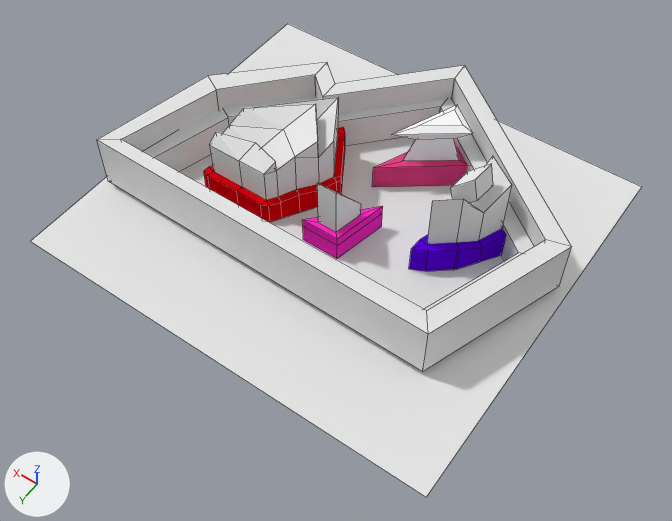
A saved change to the Blender file Completed Levels/level2_3.blend.
One viewpoint serves both versions: a 50 mm lens placed at (-20.2, 33.5, 41.7), pointed at (-1.4, 7.2, 0.3). The lights are fixed; the arrows at lower left show +X, +Y and +Z. Mesh edges are drawn as thin lines.

Before the edit, the objects in view are built like this:
```python
ob_lower_wall = bpy.data.objects.new('Lower_wall', me_cube_001)
ob_lower_wall.location = (0.0, 0.0, 0.61)
ob_lower_wall.scale = (9.0, 9.0, 1.57)
ob_plane = bpy.data.objects.new('Plane', me_plane)
ob_plane.location = (0.49, 3.84, -0.02)
ob_plane.scale = (13.4, 12.2, 12.2)
ob_structure_1 = bpy.data.objects.new('structure_1', me_cube_002)
ob_structure_1.location = (0.27, 5.96, 2.73)
ob_structure_1.scale = (0.9, 0.9, 2.7)
ob_structure_2 = bpy.data.objects.new('structure_2', me_cube_003)
ob_structure_2.location = (-3.42, -1.49, 1.9)
ob_structure_2.rotation_euler = (0.0, 0.0, 3.142)  # degrees (0, 0, 180)
ob_structure_2.scale = (0.9, 0.9, 1.91)
ob_structure_3 = bpy.data.objects.new('structure_3', me_cube_004)
ob_structure_3.location = (-6.78, 1.5, 2.73)
ob_structure_3.rotation_euler = (0.0, 0.0, 3.142)  # degrees (0, 0, 180)
ob_structure_3.scale = (0.9, 0.9, 2.7)
ob_structure_4 = bpy.data.objects.new('structure_4', me_cube_006)
ob_structure_4.location = (5.76, 4.84, 1.82)
ob_structure_4.scale = (1.8, 1.8, 1.8)
ob_upper_wall_001 = bpy.data.objects.new('upper_wall.001', me_cube_000)
ob_upper_wall_001.location = (-0.13, -0.51, 2.1)
ob_upper_wall_001.scale = (9.94, 9.94, 1.74)
```
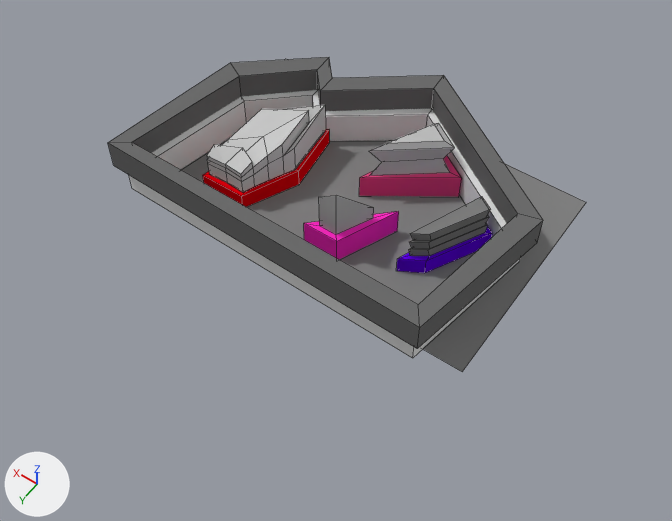
Commit message: worked on levels up to 2-3

Diff of the bpy script that builds the scene:
```diff
--- a/Completed Levels/level2_3.blend.py
+++ b/Completed Levels/level2_3.blend.py
@@ me_cube_001 @@
 # used by ob_lower_wall; location = (0.0, 0.0, 0.61); scale = (9.0, 9.0, 1.57)
-me_cube_001.from_pydata(...)  # 28 vertices, 28 faces; spans x -1.24..1.35, y -0.71..1.11, z -0.39..1.0
+me_cube_001.from_pydata(...)  # 28 vertices, 21 faces; spans x -1.14..1.27, y -0.79..0.91, z -0.69..0.69
+# me_cube_001 part 1: the whole mesh is rebuilt
+me_cube_001.materials.append(mat_material_001)  # white #e7e7e7
@@ me_plane @@
 me_plane.from_pydata(...)  # 4 vertices, 1 face; spans x -1.0..1.0, y -1.0..1.0, z 0.0
-me_plane.materials.append(mat_material_001)  # white #e7e7e7
+me_plane.materials.append(mat_2_3_floor)  # grey #838383
@@ me_cube_002_1 @@
+me_cube_002_1.from_pydata([(-0.38, 2.14, -0.93), (2.14, 2.14, -0.93), (-2.14, -2.14, -0.93), (-0.38, 2.14, -0.93), (-2.14, -2.14, -0.93), (-0.38, 2.14, -0.27), (-2.14, -2.14, -0.27), (2.14, 2.14, -0.27), (-1.15, -0.71, -0.27), (1.22, 1.72, -0.27), (-0.04, 1.72, -0.27)], [], [(0, 2, 4, 3), (8, 9, 7, 6), (6, 7, 1, 2), (9, 10, 5, 7), (10, 8, 6, 5), (2, 0, 5, 6), (1, 7, 5, 0)])
+me_cube_002_1.materials.append(mat_magenta)  # pink #ff2cc5
@@ me_cube_003_1 @@
+me_cube_003_1.from_pydata([(-0.45, 2.93, -1.12), (2.72, 0.86, -1.12), (-2.72, -2.93, -1.12), (-0.45, 2.93, -0.24), (2.72, 0.86, -0.24), (-2.72, -2.93, -0.24), (1.86, 0.86, -0.24), (-0.23, 2.09, -0.24), (-2.31, -2.43, -0.24)], [], [(1, 0, 3, 4), (0, 2, 5, 3), (2, 1, 4, 5), (7, 6, 4, 3), (8, 7, 3, 5), (6, 8, 5, 4)])
+me_cube_003_1.materials.append(mat_pinkish)  # pink #e74583
@@ me_cube_008 @@
+me_cube_008.from_pydata([(-1.15, -0.71, -0.27), (1.22, 1.72, -0.27), (-0.04, 1.72, -0.27), (-1.15, -0.71, 0.06), (1.22, 1.72, 0.62), (-0.04, 1.72, 0.93), (0.03, 0.51, -0.27), (0.23, 0.58, 0.19)], [], [(6, 0, 3, 7), (4, 7, 3, 5), (2, 1, 4, 5), (0, 2, 5, 3), (1, 6, 7, 4)])
+me_cube_008.materials.append(mat_2_3_pillar_magenta_top)  # grey #b6b6b6
@@ ob_upper_wall_001 @@
-ob_upper_wall_001 = bpy.data.objects.new('upper_wall.001', me_cube_000)
@@ ob_structure_4 @@
-ob_structure_4 = bpy.data.objects.new('structure_4', me_cube_006)
@@ ob_structure_3 @@
-ob_structure_3 = bpy.data.objects.new('structure_3', me_cube_004)
@@ ob_structure_2 @@
-ob_structure_2 = bpy.data.objects.new('structure_2', me_cube_003)
@@ ob_structure_1 @@
-ob_structure_1 = bpy.data.objects.new('structure_1', me_cube_002)
@@ ob_lower_wall @@
 ob_lower_wall = bpy.data.objects.new('Lower_wall', me_cube_001)
-ob_lower_wall.location = (0.0, 0.0, 0.61)
+ob_lower_wall.location = (0.5, 1.78, 1.09)
 ob_lower_wall.scale = (9.0, 9.0, 1.57)
@@ ob_plane @@
 ob_plane = bpy.data.objects.new('Plane', me_plane)
-ob_plane.location = (0.49, 3.84, -0.02)
-ob_plane.scale = (13.4, 12.2, 12.2)
+ob_plane.location = (0.41, 2.0, 0.09)
+ob_plane.scale = (11.2, 7.2, 10.2)
@@ ob_2_3_pillar_magenta @@
+ob_2_3_pillar_magenta = bpy.data.objects.new('2-3_pillar_magenta', me_cube_002_1)
+ob_2_3_pillar_magenta.location = (-0.96, 5.09, 2.54)
+ob_2_3_pillar_magenta.scale = (0.9, 0.9, 2.7)
@@ ob_2_3_pillar_pink @@
+ob_2_3_pillar_pink = bpy.data.objects.new('2-3_pillar_pink', me_cube_003_1)
+ob_2_3_pillar_pink.location = (-1.98, -0.42, 2.12)
+ob_2_3_pillar_pink.rotation_euler = (0.0, 0.0, 3.142)  # degrees (0, 0, 180)
+ob_2_3_pillar_pink.scale = (0.9, 0.9, 1.91)
@@ ob_2_3_pillar_purple @@
+ob_2_3_pillar_purple = bpy.data.objects.new('2-3_pillar_purple', me_cube_004_1)  # 12 vertices, 8 faces; spans x -3.03..2.26, y -2.72..3.11, z -1.2..-0.53; in mat_dark_purple (purple #5f00e7)
+ob_2_3_pillar_purple.location = (-6.36, 3.16, 2.07)
+ob_2_3_pillar_purple.rotation_euler = (0.0, 0.0, 3.054)  # degrees (0, 0, 175)
+ob_2_3_pillar_purple.scale = (0.555, 0.975, 1.67)
@@ ob_2_3_pillar_red @@
+ob_2_3_pillar_red = bpy.data.objects.new('2-3_pillar_red', me_cube_006_1)  # 16 vertices, 10 faces; spans x -1.98..1.98, y -2.57..2.57, z -0.45..0.45; in mat_red (red #e7000e)
+ob_2_3_pillar_red.location = (6.22, 3.33, 0.64)
+ob_2_3_pillar_red.scale = (1.14, 1.44, 1.34)
@@ ob_2_3_upper_wall @@
+ob_2_3_upper_wall = bpy.data.objects.new('2-3_upper_wall', me_cube_000_1)  # 28 vertices, 21 faces; spans x -1.09..1.23, y -0.76..0.9, z -0.09..1.0; in mat_2_3_upper_wall (dark grey #6d6d6d)
+ob_2_3_upper_wall.location = (0.42, 1.45, 2.1)
+ob_2_3_upper_wall.scale = (9.94, 9.94, 1.74)
@@ ob_2_3_pillar_red_top @@
+ob_2_3_pillar_red_top = bpy.data.objects.new('2-3_pillar_red_top', me_cube_005)  # 43 vertices, 36 faces; spans x -1.74..1.74, y -2.39..2.39, z -0.98..0.98; in mat_2_3_pillar_red_top (light grey #cccccc)
+ob_2_3_pillar_red_top.location = (6.17, 3.32, 2.39)
+ob_2_3_pillar_red_top.scale = (1.14, 1.44, 1.34)
@@ ob_2_3_pillar_purple_top @@
+ob_2_3_pillar_purple_top = bpy.data.objects.new('2-3_pillar_purple_top', me_cube_007)  # 24 vertices, 21 faces; spans x -2.45..1.69, y -2.21..2.65, z -0.53..0.66; in mat_2_3_pillar_purple_top (grey #7e7e7e)
+ob_2_3_pillar_purple_top.location = (-6.36, 3.16, 2.07)
+ob_2_3_pillar_purple_top.rotation_euler = (0.0, 0.0, 3.054)  # degrees (0, 0, 175)
+ob_2_3_pillar_purple_top.scale = (0.555, 0.975, 1.67)
@@ ob_2_3_pillar_magenta_top @@
+ob_2_3_pillar_magenta_top = bpy.data.objects.new('2-3_pillar_magenta_top', me_cube_008)
+ob_2_3_pillar_magenta_top.location = (-0.96, 5.09, 2.54)
+ob_2_3_pillar_magenta_top.scale = (0.9, 0.9, 2.7)
@@ ob_2_3_pillar_pink_top @@
+ob_2_3_pillar_pink_top = bpy.data.objects.new('2-3_pillar_pink_top', me_cube_009)  # 12 vertices, 10 faces; spans x -2.37..1.87, y -2.49..2.27, z -0.24..1.02; in mat_2_3_pillar_pink_top (grey #bdbdbd)
+ob_2_3_pillar_pink_top.location = (-1.98, -0.42, 2.12)
+ob_2_3_pillar_pink_top.rotation_euler = (0.0, 0.0, 3.142)  # degrees (0, 0, 180)
+ob_2_3_pillar_pink_top.scale = (0.9, 0.9, 1.91)
```

Changed parts and their boxes [x1, y1, x2, y2] in the pictures (672 x 521 px):
'Plane', recoloured, moved, rescaled: before [31, 24, 641, 497]; after [180, 137, 586, 372]
'upper_wall.001', deleted: before [97, 62, 572, 372]
'2-3_upper_wall', added: after [108, 57, 543, 349]
'Lower_wall', reshaped, moved: before [143, 95, 533, 311]; after [129, 90, 520, 358]
'structure_4', deleted: before [204, 97, 345, 222]
'structure_3', deleted: before [409, 156, 511, 271]
'2-3_pillar_red_top', added: after [207, 105, 326, 192]
'structure_2', deleted: before [372, 105, 473, 187]
'structure_1', deleted: before [302, 183, 383, 259]
'2-3_pillar_pink_top', added: after [369, 123, 455, 176]
'2-3_pillar_purple_top', added: after [408, 196, 490, 256]
'2-3_pillar_pink', added: after [359, 156, 462, 197]
'2-3_pillar_magenta', added: after [304, 211, 399, 259]
'2-3_pillar_red', added (red): after [203, 129, 329, 207]
'2-3_pillar_magenta_top', added: after [319, 196, 374, 235]
'2-3_pillar_purple', added (purple): after [397, 226, 492, 273]
